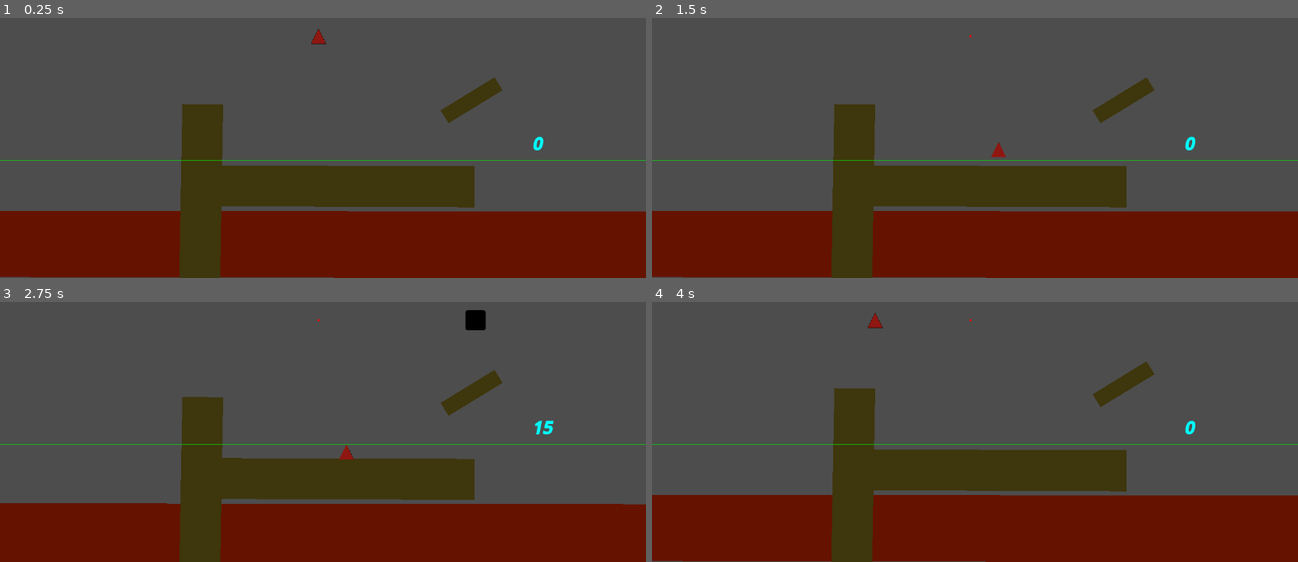
Above: before the commit, frames 1-4 (two rows, left to right).
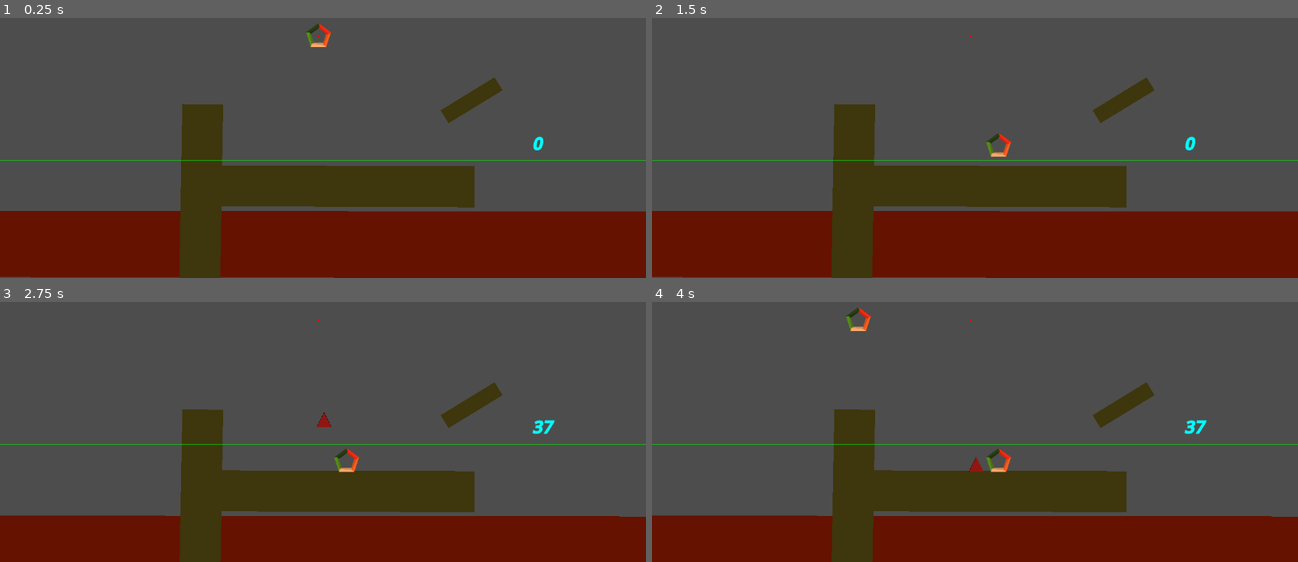
Above: after the commit, the same moments.

Repository: CodyI20/stacking-boxes
Game: Godot game, scene res://Scenes/game.tscn
The game is run twice, just before and just after one commit, with the same random seed, the same clock (stepped at 60 frames per second) and the same inputs. The engine's default icon, where the game draws it, is replaced by a stand-in: a white triangle on a blue panel in a dark square.
Inputs:
- Up to frame 1 (0.25 s): no input
- Up to frame 2 (1.5 s): tap Enter at 0.5 s; hold D (Right) 0.53-1.28 s; tap Space (Space) at 0.6, 1.35 s; hold A (Left) from 1.28 s (still down)
- Up to frame 3 (2.75 s): release A (Left) at 2.03 s; hold D (Right) from 2.03 s (still down); tap Space (Space) at 2.1 s
- Up to frame 4 (4 s): tap Space (Space) at 2.85, 3.6 s; release D (Right) at 3.53 s; hold A (Left) from 3.53 s (still down)

The runs differ from the first frame. In frame 1, 0.2% of the frame differs, in the area x 47-52%, y 2-12%; in frame 2, 0.2%; in frame 3, 8.7%; in frame 4, 14%, in the area x 0-100%, y 2-100%.

Commit message:
Added the 4th object variant ( PENTAGON )

Diff:
--- a/GDScripts/ray_cast_2d.gd
+++ b/GDScripts/ray_cast_2d.gd
@@ -33,7 +33,6 @@
 		Vector2(-half_extents.x, half_extents.y)
 	]
 
-	var world_corners = []
 	var highest_corner_y = INF
 	for corner in local_corners:
 		var rotated_corner = corner.rotated(rotation)
--- a/GDScripts/stackable_object_spawner.gd
+++ b/GDScripts/stackable_object_spawner.gd
@@ -2,7 +2,7 @@
 
 @onready var spawned_objects_container: Node2D = $"../../SpawnedObjectsContainer"
 var stackableObjectsScenes := [preload("res://Scenes/Inherited/StackableObject/Base/base_stackable_object.tscn"), preload("res://Scenes/Inherited/StackableObject/square_stackable_object.tscn")
-, preload("res://Scenes/Inherited/StackableObject/triangle_stackable_object.tscn")]
+, preload("res://Scenes/Inherited/StackableObject/triangle_stackable_object.tscn"), preload("res://Scenes/Inherited/StackableObject/pentagon_stackable_object.tscn")]
 var rng = RandomNumberGenerator.new()
 
 var can_spawn := true
--- /dev/null
+++ b/Scenes/Inherited/StackableObject/pentagon_stackable_object.tscn
@@ -0,0 +1,21 @@
+[gd_scene load_steps=4 format=3 uid="uid://dsuc40i5cpn76"]
+
+[ext_resource type="PackedScene" uid="uid://dbo7mjohyjxd7" path="res://Scenes/Inherited/StackableObject/Base/base_stackable_object.tscn" id="1_guiqq"]
+[ext_resource type="Texture2D" uid="uid://np7rupqtw2b5" path="res://Art/Pentagon.png" id="2_sm21w"]
+
+[sub_resource type="CircleShape2D" id="CircleShape2D_rg7wq"]
+radius = 22.0
+
+[node name="PentagonStackableObject" instance=ExtResource("1_guiqq")]
+
+[node name="Icon" parent="." index="0"]
+scale = Vector2(0.166543, 0.166543)
+texture = ExtResource("2_sm21w")
+
+[node name="CollisionPolygon2D" type="CollisionPolygon2D" parent="." index="1"]
+scale = Vector2(1.4375, 1.4375)
+polygon = PackedVector2Array(-15.539, -5.035, -9.73913, 13.2174, 9.519, 13.252, 15.429, -5.01, 0, -16.341)
+
+[node name="CollisionShape2D" parent="." index="2"]
+shape = SubResource("CircleShape2D_rg7wq")
+disabled = true
Binary file added: Art/Pentagon.png
Not shown, added: Art/Pentagon.png.import
